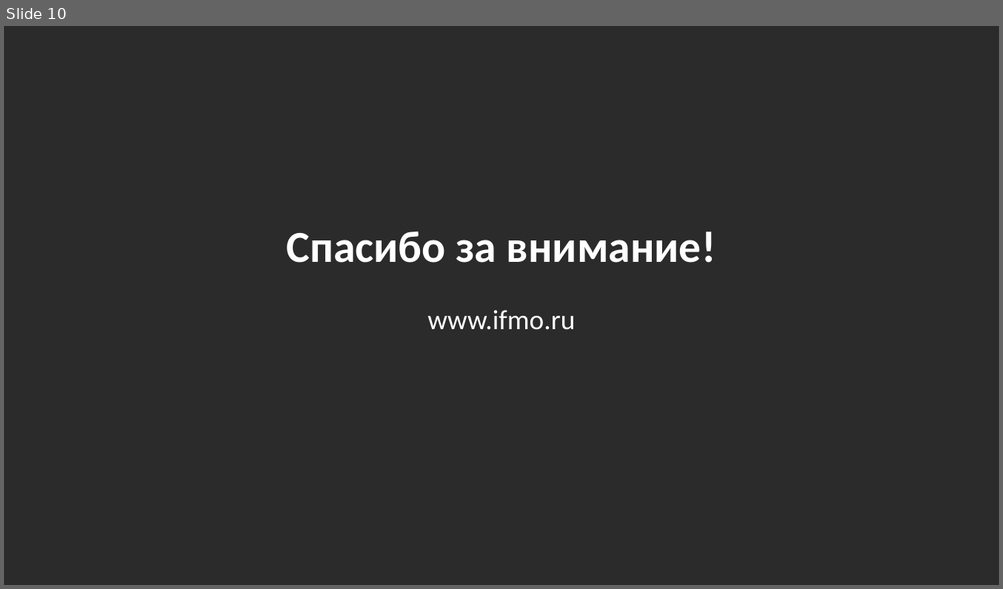
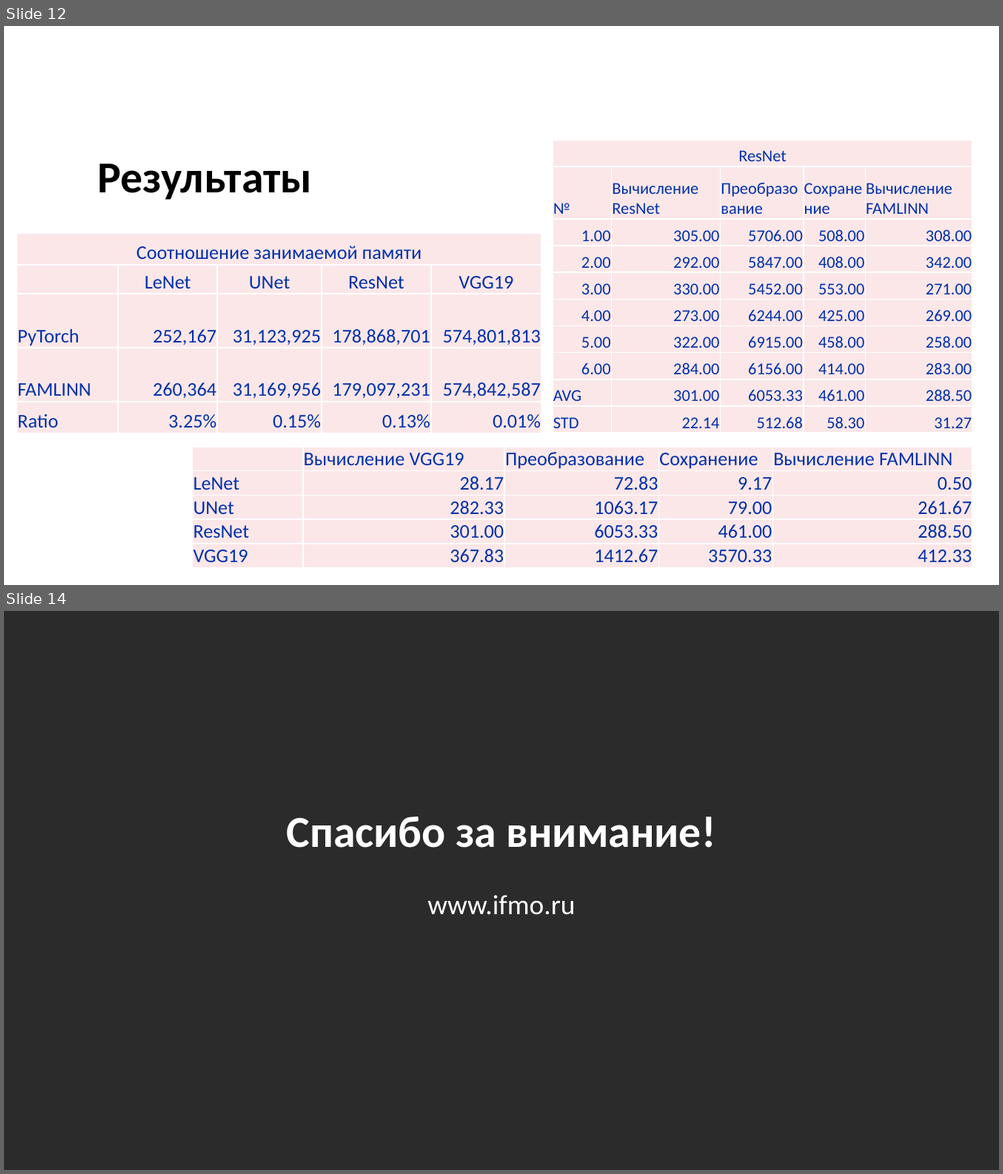
Before and after one commit to IvanMaslov/famlinn, a slide deck: docs/MaslovIvan-first-prethesis.pptx. Shown one above the other, each under a label of ours: slide 10 before the commit, slides 12 and 14 after it; the slides between them are not shown. The pictures are 1003x589 and 1003x1174 pixels, drawn with LibreOffice and Linux fonts; fonts in the diff are those of the drawing; background and template pictures are left out; a plain dark background stands for a picture behind light text. Boxes give left, top, right and bottom in pixels: in the first picture for what was removed or moved away, otherwise in the second. Text is boxed around its words. In the diff, an @@ line names an element or a change of style, - is before the commit and + after.

```diff
--- a/docs/MaslovIvan-first-prethesis.pptx
+++ b/docs/MaslovIvan-first-prethesis.pptx
@@ slide 12 added at (4, 26, 999, 585), background picture (left out) @@
@@ table added at (552, 139, 972, 433), 10 rows, 5 columns @@
+ResNet |  |  |  | 
+№ | Вычисление ResNet | Преобразование | Сохранение | Вычисление FAMLINN
+1.00 | 305.00 | 5706.00 | 508.00 | 308.00
+2.00 | 292.00 | 5847.00 | 408.00 | 342.00
+3.00 | 330.00 | 5452.00 | 553.00 | 271.00
+4.00 | 273.00 | 6244.00 | 425.00 | 269.00
+5.00 | 322.00 | 6915.00 | 458.00 | 258.00
+6.00 | 284.00 | 6156.00 | 414.00 | 283.00
+AVG | 301.00 | 6053.33 | 461.00 | 288.50
+STD | 22.14 | 512.68 | 58.30 | 31.27
@@ title added at (97, 164, 312, 200), 32 pt, text #000000, bold @@
+Результаты
@@ table added at (17, 233, 542, 433), 5 rows, 5 columns @@
+Соотношение занимаемой памяти |  |  |  | 
+ | LeNet | UNet | ResNet | VGG19
+PyTorch | 252,167 | 31,123,925 | 178,868,701 | 574,801,813
+FAMLINN | 260,364 | 31,169,956 | 179,097,231 | 574,842,587
+Ratio | 3.25% | 0.15% | 0.13% | 0.01%
@@ table added at (192, 447, 973, 566), 5 rows, 5 columns @@
+ | Вычисление VGG19 | Преобразование | Сохранение | Вычисление FAMLINN
+LeNet | 28.17 | 72.83 | 9.17 | 0.50
+UNet | 282.33 | 1063.17 | 79.00 | 261.67
+ResNet | 301.00 | 6053.33 | 461.00 | 288.50
+VGG19 | 367.83 | 1412.67 | 3570.33 | 412.33
@@ what was slide 10 is now slide 14 @@
```
Also in this commit, not shown: 6 slides changed, 4 other slides added, 1 slide removed, 2 other files.
